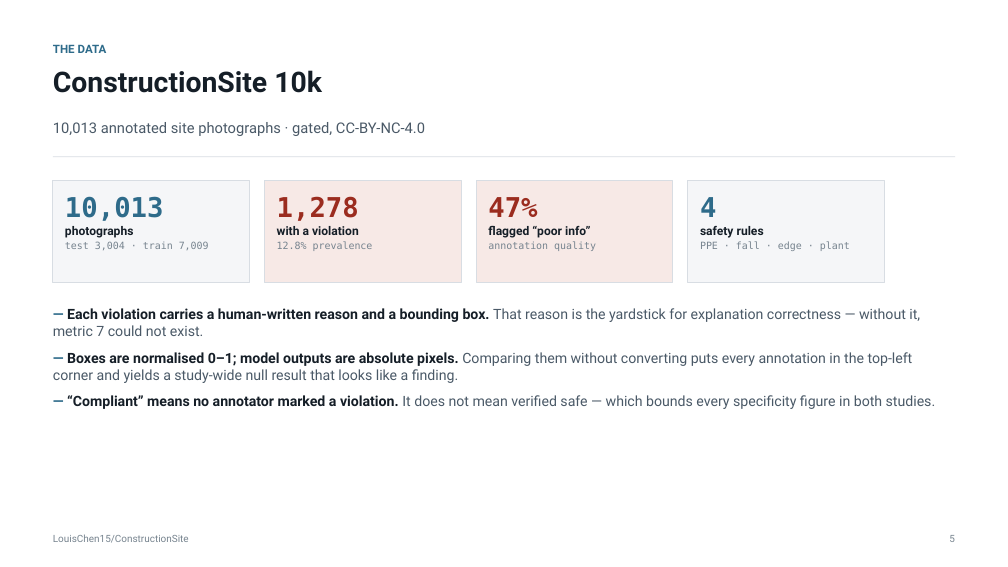
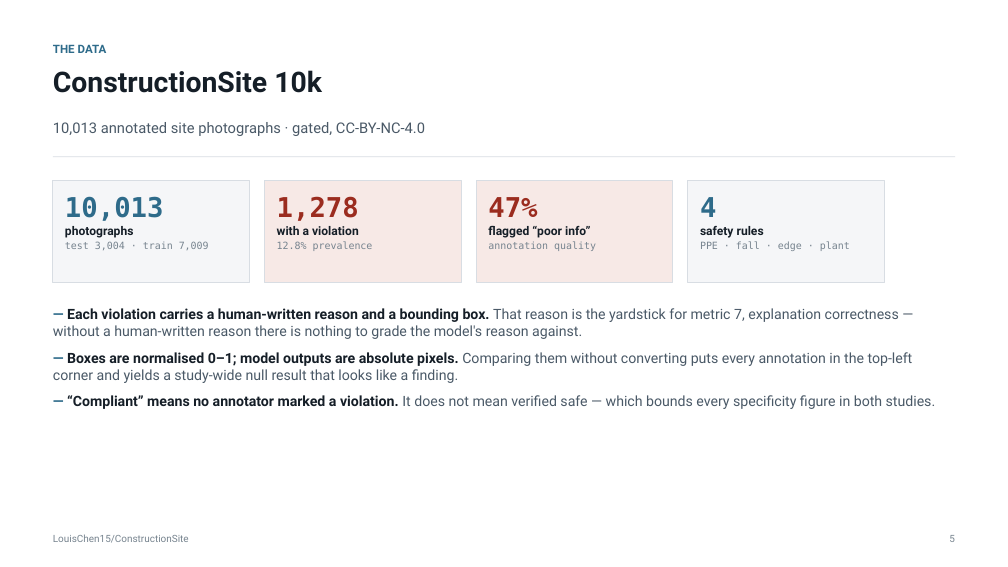
Before and after one commit to kamrul28890/Explainable-AI-for-CM, a slide deck: slide 5 of deck/Construction-VLM-XAI.pptx. Drawn at 1008x567 pixels with LibreOffice and Linux fonts; fonts in the diff are those of the drawing. Boxes give left, top, right and bottom in pixels: in the first picture for what was removed or moved away, otherwise in the second. Text is boxed around its words. In the diff, an @@ line names an element or a change of style, - is before the commit and + after.

```diff
--- a/deck/Construction-VLM-XAI.pptx
+++ b/deck/Construction-VLM-XAI.pptx
@@ text at bbox=[53, 308, 899, 339]: text changed @@
-— Each violation carries a human-written reason and a bounding box. That reason is the yardstick for explanation correctness — without it, metric 7 could not exist.
+— Each violation carries a human-written reason and a bounding box. That reason is the yardstick for metric 7, explanation correctness — without a human-written reason there is nothing to grade the model's reason against.
```
Also in this commit, not shown: 2 other slides changed, 1 other file.
